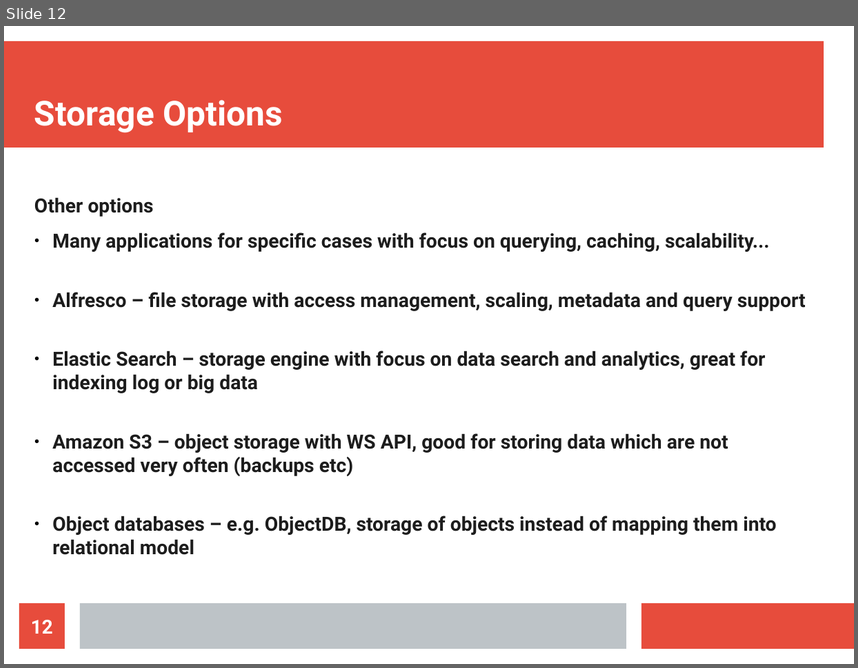
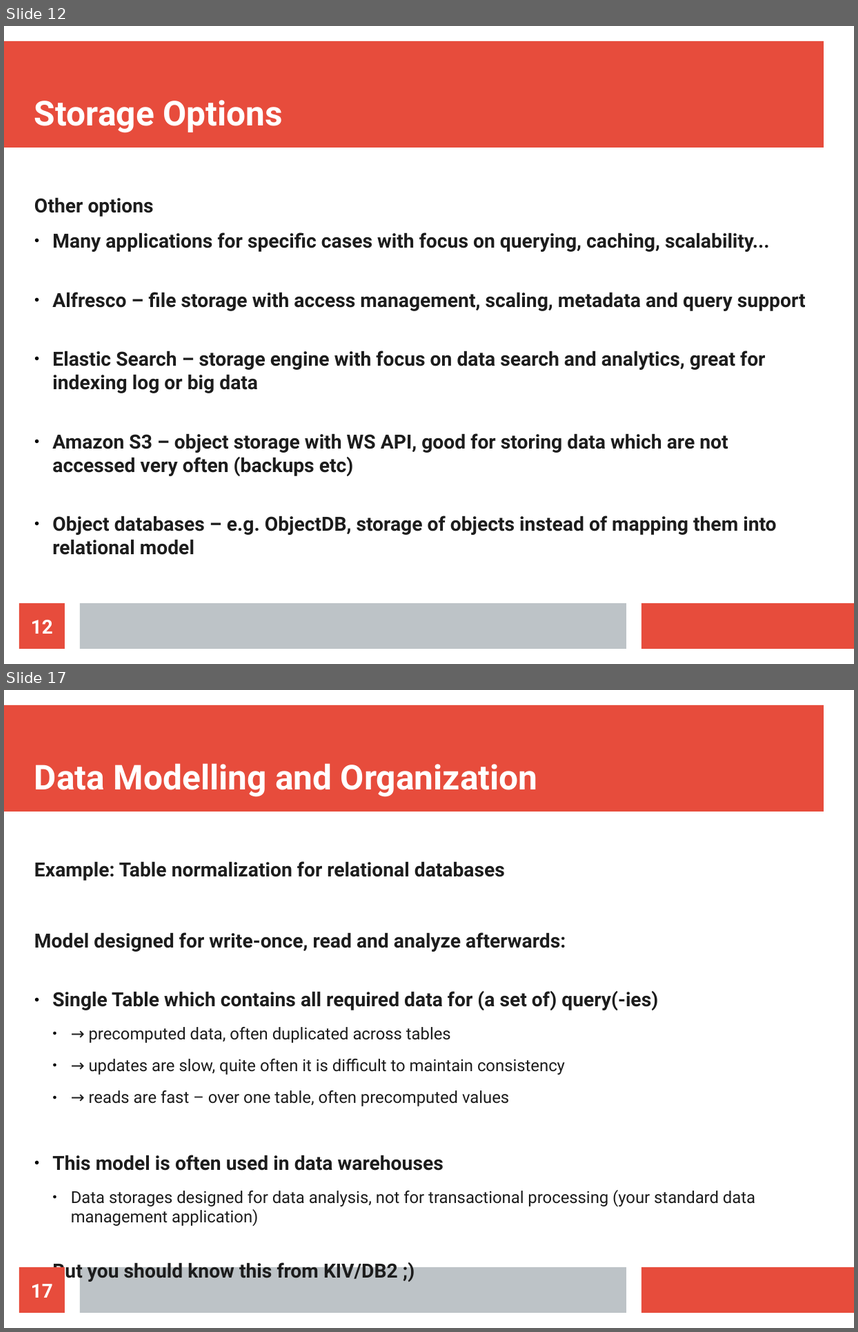
Before and after one commit to maxotta/pia-labs, a slide deck: lectures/persistence/01_persistence.odp. Shown one above the other, each under a label of ours: slide 12 before the commit, slides 12 and 17 after it; the slides between them are not shown. The pictures are 858x668 and 858x1332 pixels, drawn with LibreOffice and Linux fonts; fonts in the diff are those of the drawing. Boxes give left, top, right and bottom in pixels: in the first picture for what was removed or moved away, otherwise in the second. Text is boxed around its words. In the diff, an @@ line names an element or a change of style, - is before the commit and + after.

```diff
--- a/lectures/persistence/01_persistence.odp
+++ b/lectures/persistence/01_persistence.odp
@@ slide 17 added at (x1=4, y1=690, x2=854, y2=1328), background #FFFFFF; not listed: 3 template elements that a slide beside it also shows @@
@@ title added at (x1=34, y1=763, x2=538, y2=797), 32 pt, text #FFFFFF, bold @@
+Data Modelling and Organization
@@ text added at (x1=34, y1=861, x2=755, y2=1225), 15.4 pt, text #1C1C1C @@
+Example: Table normalization for relational databases
+Model designed for write-once, read and analyze afterwards:
+● Single Table which contains all required data for (a set of) query(-ies)
+  ● → precomputed data, often duplicated across tables
+  ● → updates are slow, quite often it is difficult to maintain consistency
+  ● → reads are fast – over one table, often precomputed values
+● This model is often used in data warehouses
+  ● Data storages designed for data analysis, not for transactional processing (your standard data management application)
+● But you should know this from KIV/DB2 ;)
@@ page number added at (x1=19, y1=1267, x2=65, y2=1312), fill #E74C3C, 18 pt, text #FFFFFF, bold @@
+17
```
Also in this commit, not shown: 28 other slides added, 1 slide removed, 2 other files.
